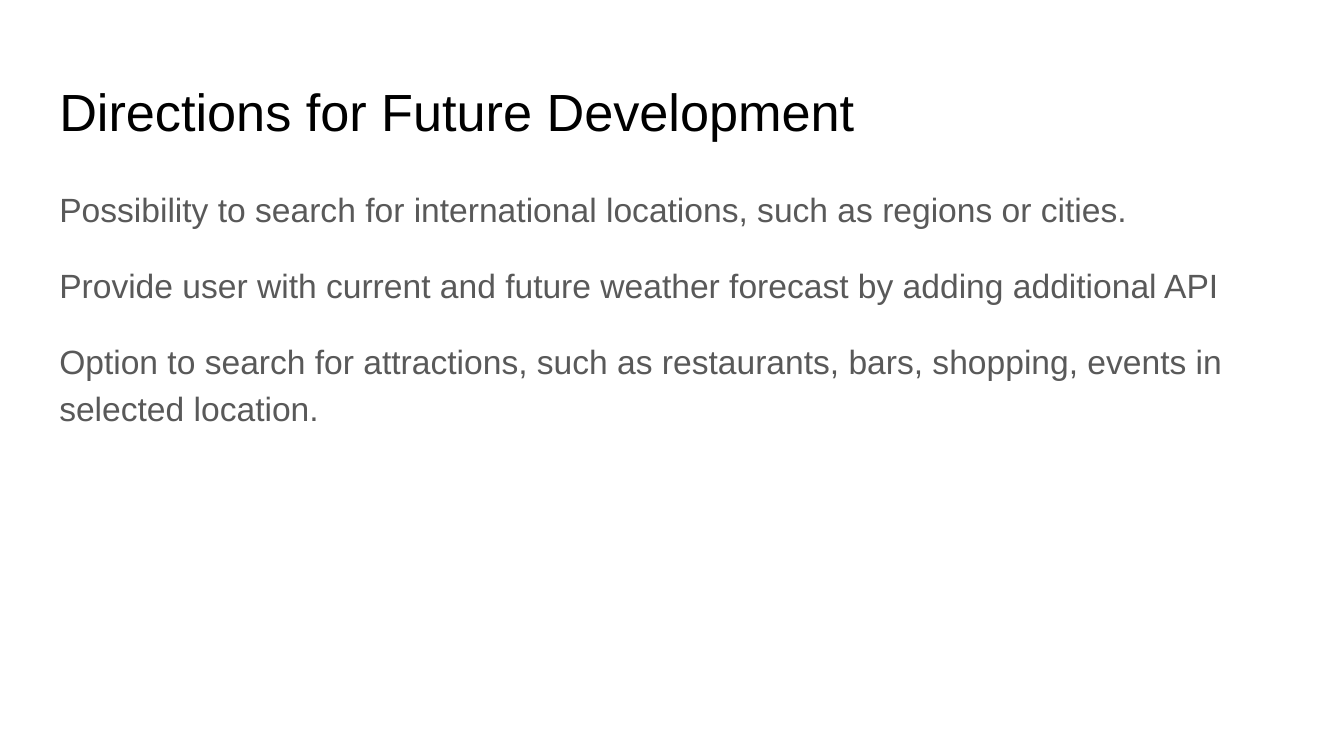
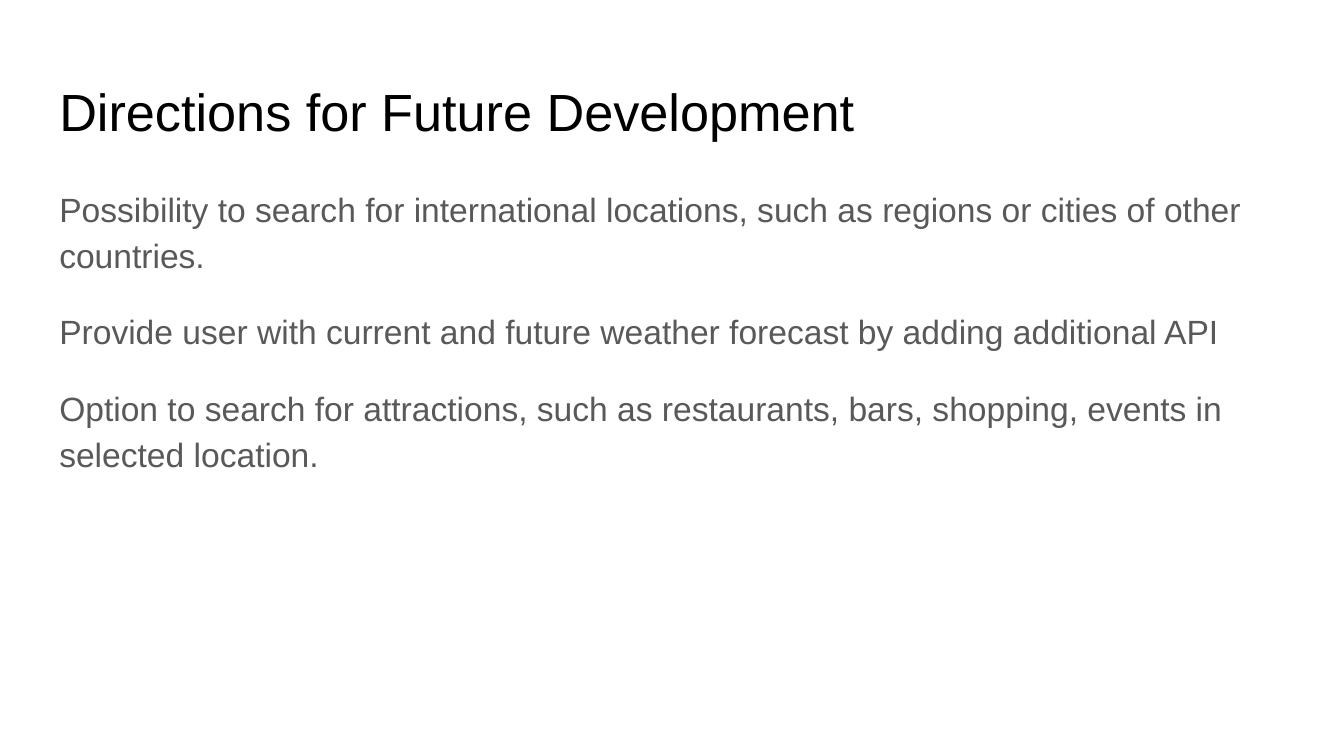
Before and after one commit to slspencer/Katuunko, a slide deck: slide 6 of project-presentation-template-original.pptx. Drawn at 1344x756 pixels with LibreOffice and Linux fonts; fonts in the diff are those of the drawing. Boxes give left, top, right and bottom in pixels: in the first picture for what was removed or moved away, otherwise in the second. Text is boxed around its words. In the diff, an @@ line names an element or a change of style, - is before the commit and + after.

```diff
--- a/project-presentation-template-original.pptx
+++ b/project-presentation-template-original.pptx
@@ text at (x1=59, y1=197, x2=1241, y2=269): text changed @@
-Possibility to search for international locations, such as regions or cities.
+Possibility to search for international locations, such as regions or cities of other countries.
```
Also in this commit, not shown: 5 other slides changed, 2 other files.
